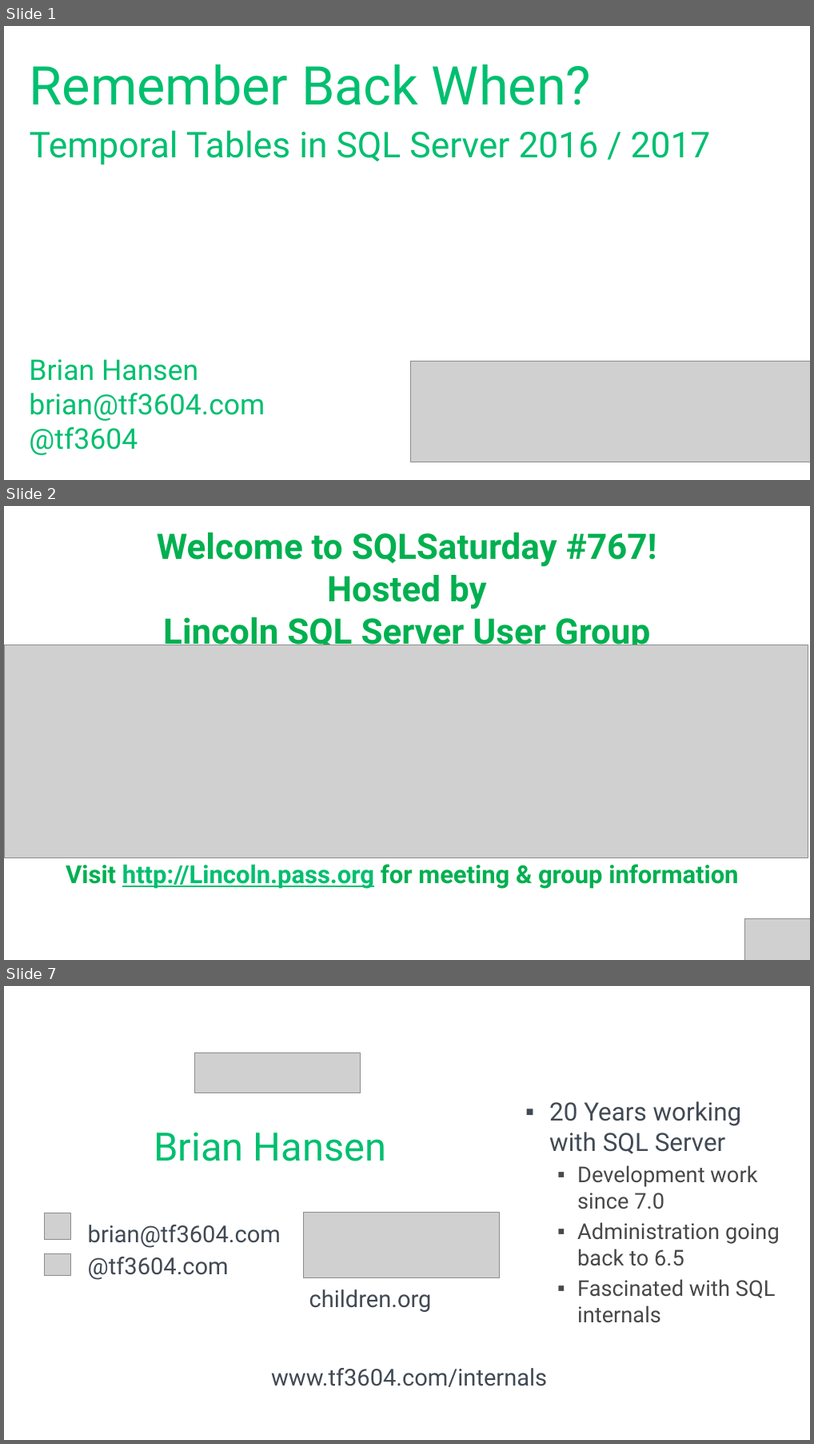
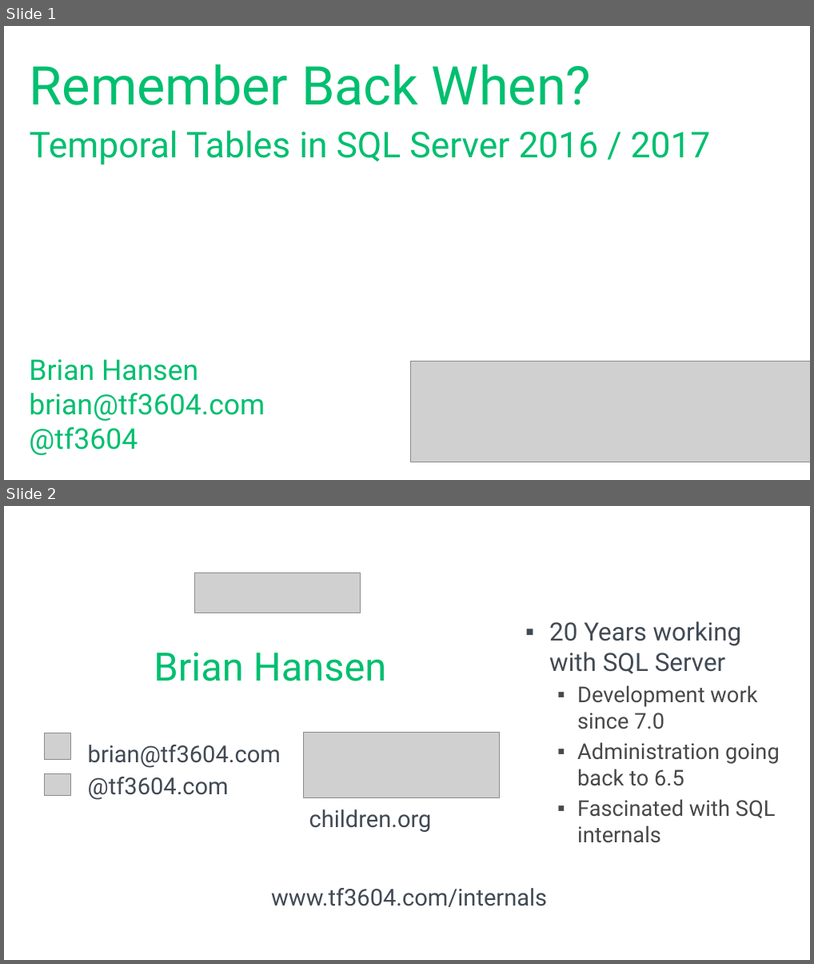
Before and after one commit to tf3604/RememberWhenTemporal, a slide deck: Temporal.pptx. Shown one above the other, each under a label of ours: slides 1, 2 and 7 before the commit, slides 1 and 2 after it; the slides between them are not shown. The pictures are 814x1444 and 814x964 pixels, drawn with LibreOffice and Linux fonts; fonts in the diff are those of the drawing; grey boxes stand for pictures; background and template pictures are left out. Boxes give left, top, right and bottom in pixels: in the first picture for what was removed or moved away, otherwise in the second. Text is boxed around its words. In the diff, an @@ line names an element or a change of style, - is before the commit and + after.

Commit message:
Remove Lincoln-specific slides.

```diff
--- a/Temporal.pptx
+++ b/Temporal.pptx
@@ slide 2 removed at [4, 506, 810, 960], background #FFFFFF @@
@@ title removed at [157, 532, 658, 652] @@
-Welcome to SQLSaturday #767!
-Hosted by
-Lincoln SQL Server User Group
@@ picture removed at [4, 645, 809, 857] @@
@@ text removed at [66, 864, 738, 888] @@
-Visit http://Lincoln.pass.org for meeting & group information
@@ picture removed at [746, 918, 810, 960] @@
@@ what was slide 7 is now slide 2 @@
```
Also in this commit, not shown: 4 other slides removed.
